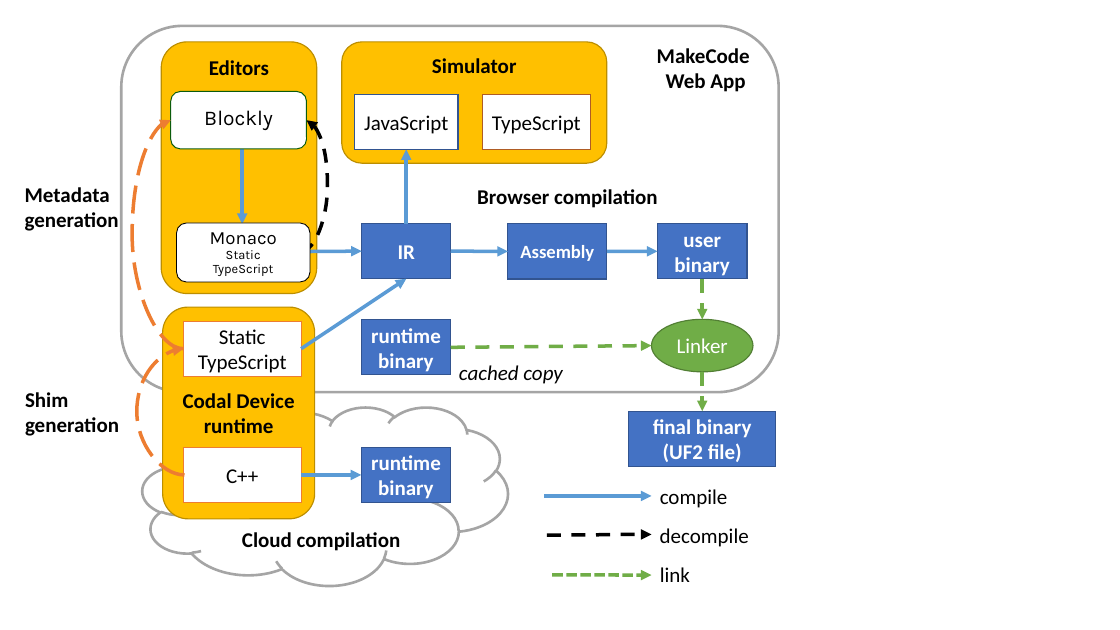
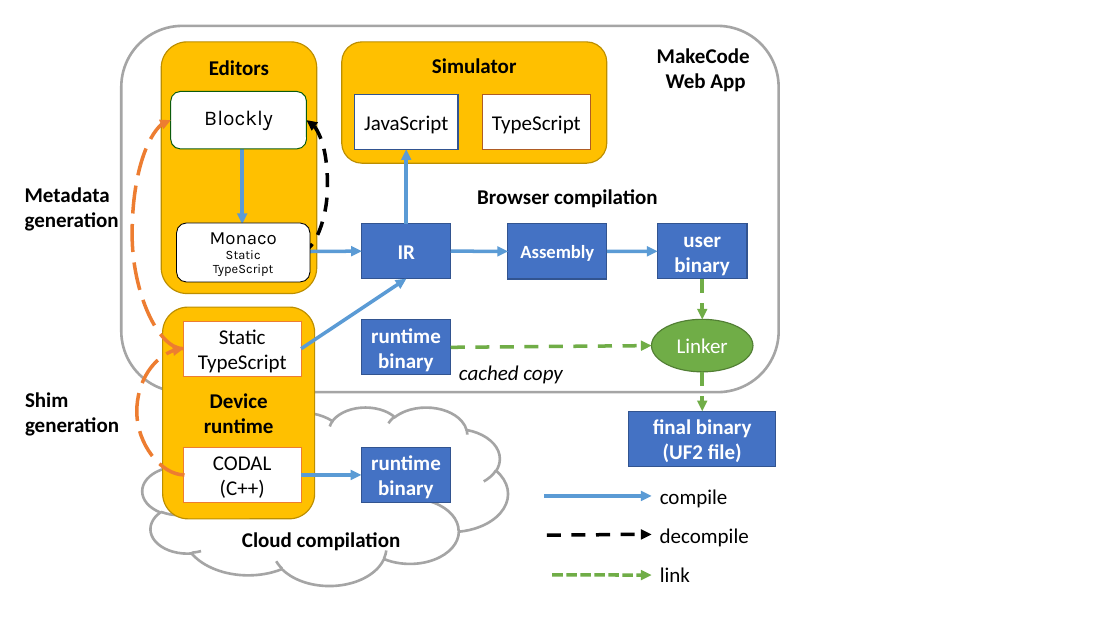
Before and after one commit to microsoft/pxt, a slide deck: slide 2 of papers/lctes/diagrams.pptx. Drawn at 1120x630 pixels with LibreOffice and Linux fonts; fonts in the diff are those of the drawing. Boxes give left, top, right and bottom in pixels: in the first picture for what was removed or moved away, otherwise in the second. Text is boxed around its words. In the diff, an @@ line names an element or a change of style, - is before the commit and + after.

```diff
--- a/papers/lctes/diagrams.pptx
+++ b/papers/lctes/diagrams.pptx
@@ text in rounded rectangle at (210,393,268,408): text changed @@
-Codal Device
+Device
@@ text in rectangle at (213,456,271,498): text changed @@
-C++
+CODAL
+(C++)
```
Also in this commit, not shown: 7 other files.
